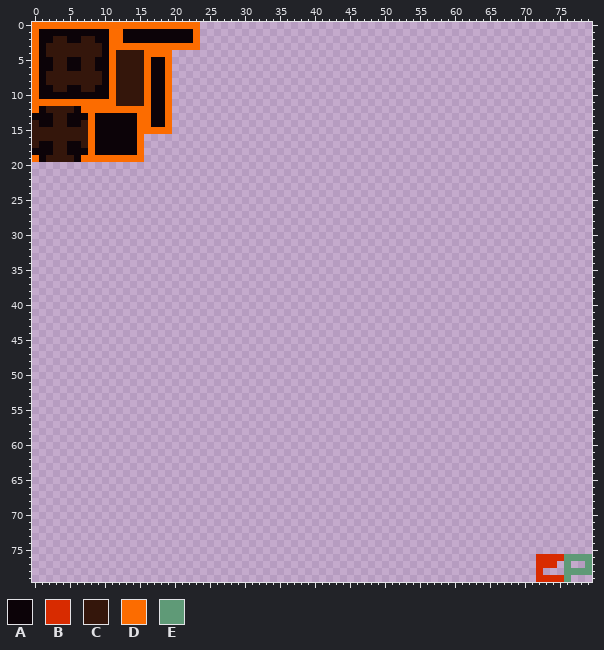
A pixel-art file gets an edit: content/sprites/tiles.ase. The first picture shows the starting point.
80x80 pixels, 1 frame.
Palette (. is transparent): A #0c0308  B #d82b00  C #34160b  D #fc6c00  E #5f9a77
Pixels before (only the part around the change), first column x 0:
 0 DDDDDDDDDDDDDDDDDDDDDDDD.............
 1 DAAAAAAAAAADDAAAAAAAAAAD.............
 2 DAACCAACCAADDAAAAAAAAAAD.............
 3 DACCCCCCCCADDDDDDDDDDDDD.............
 4 DACCCCCCCCADCCCCDDDD.................
 5 DAACCAACCAADCCCCDAAD.................
 6 DAACCAACCAADCCCCDAAD.................
 7 DACCCCCCCCADCCCCDAAD.................
 8 DACCCCCCCCADCCCCDAAD.................
 9 DAACCAACCAADCCCCDAAD.................
10 DAAAAAAAAAADCCCCDAAD.................
11 DDDDDDDDDDDDCCCCDAAD.................
12 DACCCCADDDDDDDDDDAAD.................
13 AAACCAAADAAAAAADDAAD.................
14 CAACCAACDAAAAAADDAAD.................
15 CCCCCCCCDAAAAAADDDDD.................
16 CCCCCCCCDAAAAAAD.....................
17 CAACCAACDAAAAAAD.....................
18 AAACCAAADAAAAAAD.....................
19 DACCCCADDDDDDDDD.....................
20 .....................................
21 .....................................
22 .....................................
23 .....................................
24 .....................................
25 .....................................
26 .....................................
The result:
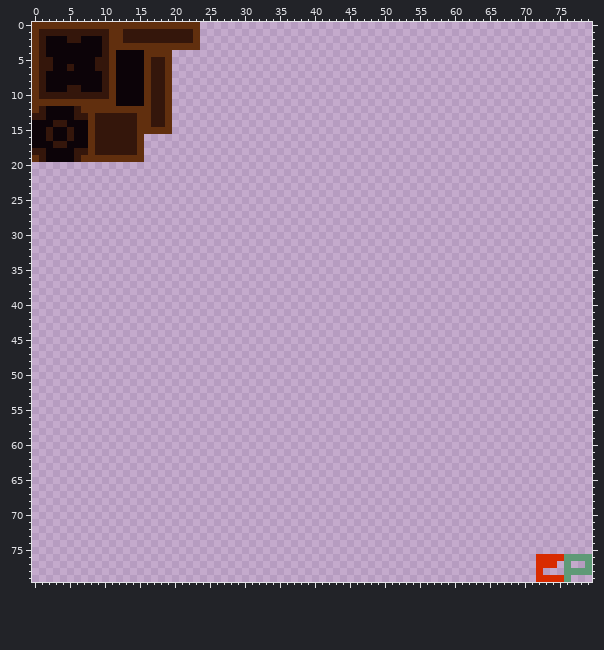
The edit:
colour D: #fc6c00 -> #612f0e
Changed rows in their new state; - is a pixel that keeps its letter.
first column x 0:
 1 -CCCCCCCCCC--CCCCCCCCCC
 2 -C-AACCAA-C--CCCCCCCCCC
 3 -CAAAAAAAAC------------
 4 -CAAAAAAAAC-AAAA-------
 5 -CCAA--AACC-AAAA-CC----
 6 -CCAAC-AACC-AAAA-CC----
 7 -CAAAAAAAAC-AAAA-CC----
 8 -CAAAAAAAAC-AAAA-CC----
 9 -C-AACCAA-C-AAAA-CC----
10 -CCCCCCCCCC-AAAA-CC----
11 ------------AAAA-CC----
12 -CAAAAC----------CC----
13 CC-AA-CC-CCCCCC--CC----
14 A------A-CCCCCC--CC----
15 AA-AA-AA-CCCCCC--------
16 AA-AA-AA-CCCCCC--------
17 A------A-CCCCCC--------
18 CC-AA-CC-CCCCCC--------
19 -CAAAAC----------------
